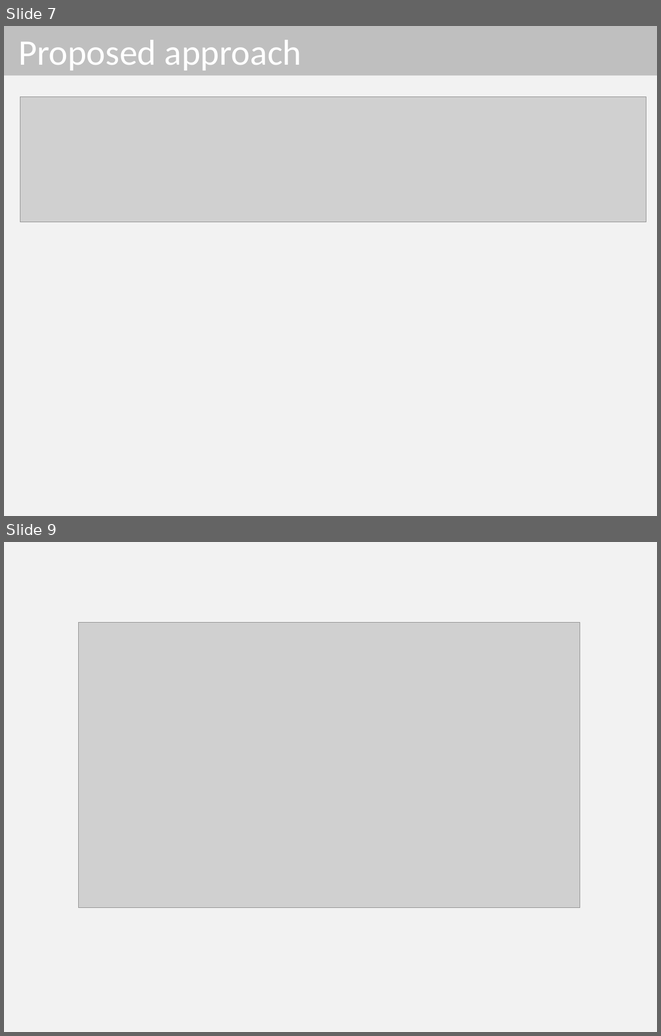
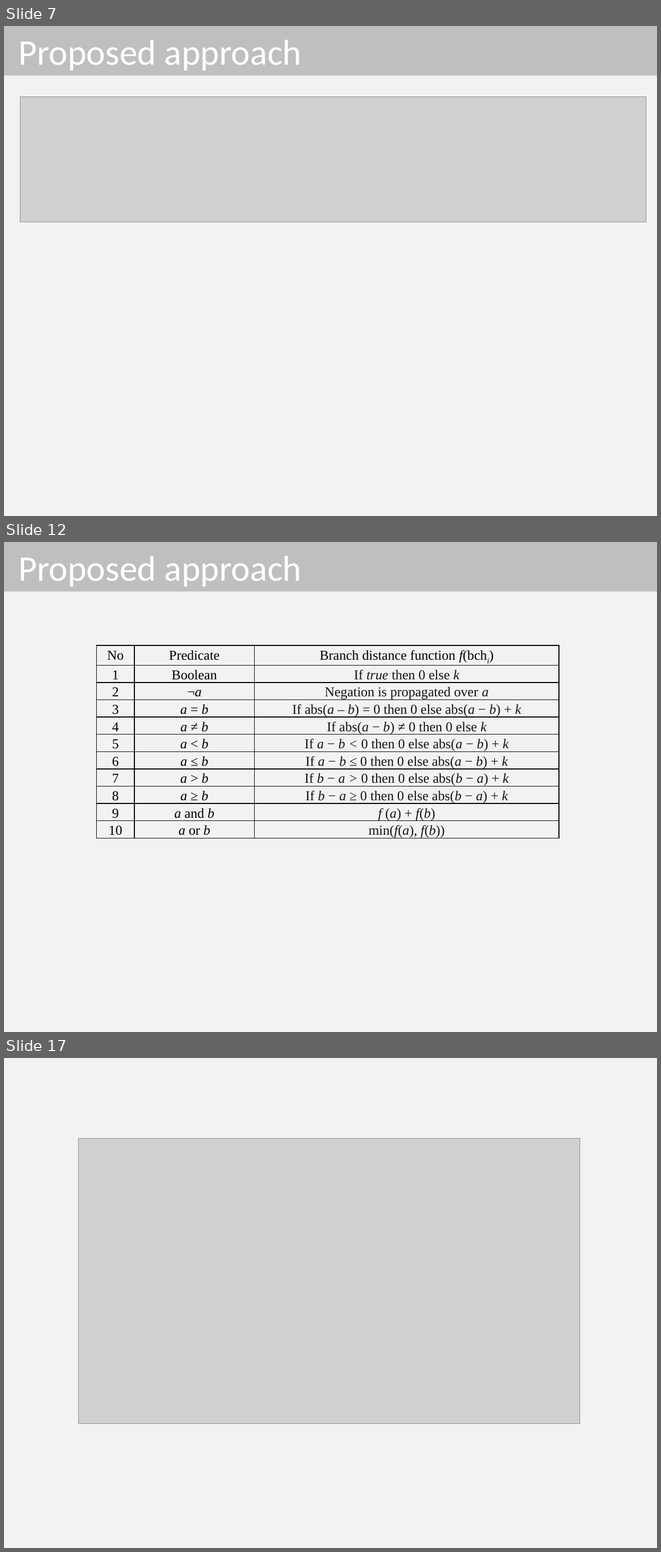
Before and after one commit to dinhngocthi/GAsource, a slide deck: CFT4CUnitSrc/src/report/PPSO_Presentation.pptx. Shown one above the other, each under a label of ours: slides 7 and 9 before the commit, slides 7, 12 and 17 after it; the slides between them are not shown. The pictures are 661x1036 and 661x1552 pixels, drawn with LibreOffice and Linux fonts; fonts in the diff are those of the drawing; grey boxes stand for pictures. Boxes give left, top, right and bottom in pixels: in the first picture for what was removed or moved away, otherwise in the second. Text is boxed around its words. In the diff, an @@ line names an element or a change of style, - is before the commit and + after.

```diff
--- a/CFT4CUnitSrc/src/report/PPSO_Presentation.pptx
+++ b/CFT4CUnitSrc/src/report/PPSO_Presentation.pptx
@@ slide 12 added at bbox=[4, 542, 657, 1032], background #F2F2F2 @@
@@ title added at bbox=[4, 542, 657, 592], fill #BFBFBF, 39.6 pt, text #FFFFFF @@
+Proposed approach
@@ table added at bbox=[97, 645, 559, 852], 11 rows, 3 columns @@
+No | Predicate | Branch distance function f(bchi)
+1 | Boolean | If true then 0 else k
+2 | ¬a | Negation is propagated over a
+3 | a = b | If abs(a – b) = 0 then 0 else abs(a − b) + k
+4 | a ≠ b | If abs(a − b) ≠ 0 then 0 else k
+5 | a < b | If a − b < 0 then 0 else abs(a − b) + k
+6 | a ≤ b | If a − b ≤ 0 then 0 else abs(a − b) + k
+7 | a > b | If b − a > 0 then 0 else abs(b − a) + k
+8 | a ≥ b | If b − a ≥ 0 then 0 else abs(b − a) + k
+9 | a and b | f (a) + f(b)
+10 | a or b | min(f(a), f(b))
@@ what was slide 9 is now slide 17 @@
```
Also in this commit, not shown: 2 slides changed, 7 other slides added, 1 other file.
